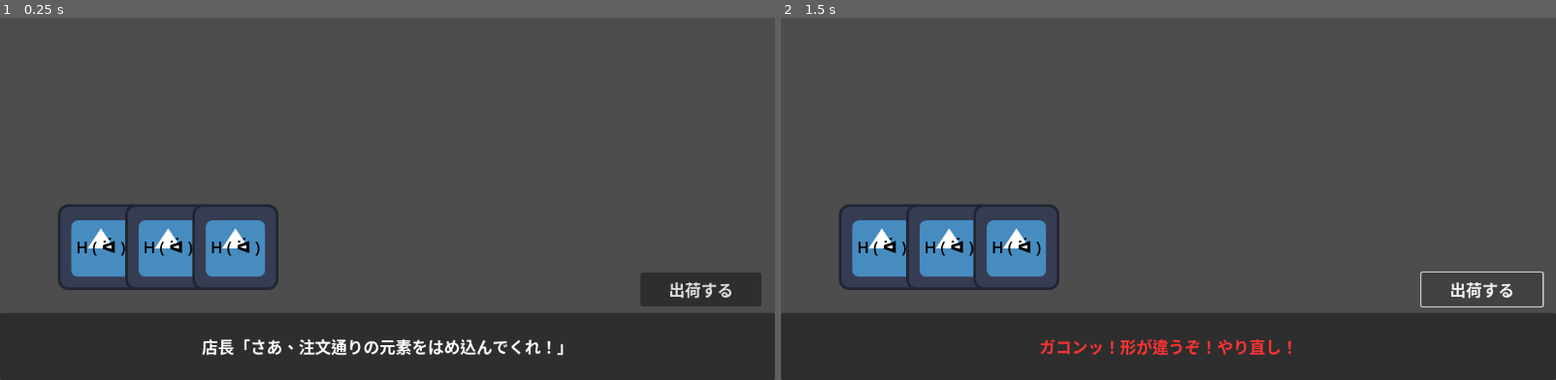
Above: before the commit, frames 1-2 (left to right).
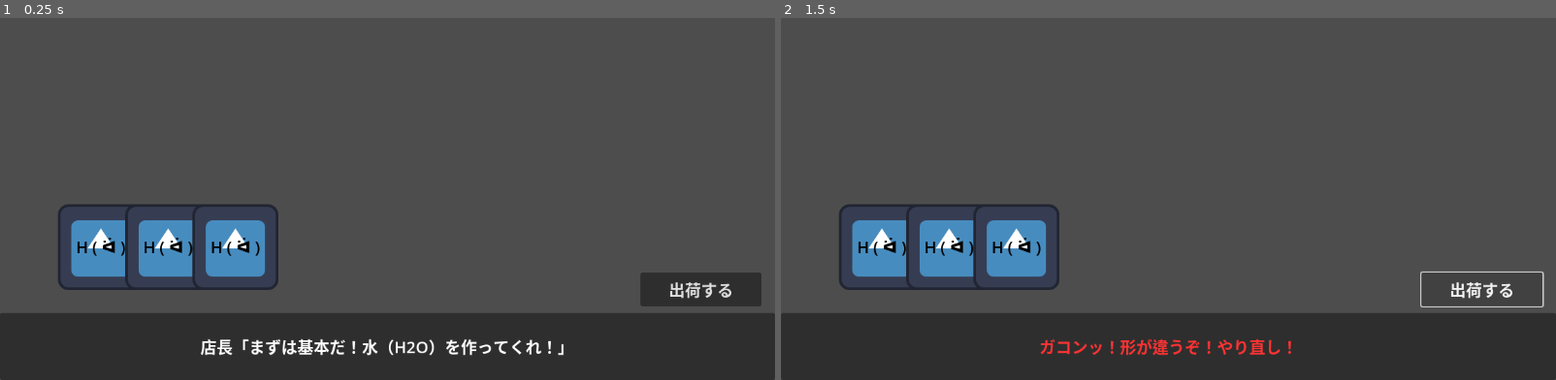
Above: after the commit, the same moments.

Repository: johnny-maa/gensoyasan
Game: Godot game, scene res://Main.tscn
The game is run twice, just before and just after one commit, with the same random seed, the same clock (stepped at 60 frames per second) and the same inputs. The engine's default icon, where the game draws it, is replaced by a stand-in: a white triangle on a blue panel in a dark square.
Inputs:
- Up to frame 1 (0.25 s): no input
- Up to frame 2 (1.5 s): click "出荷する" at 0.5 s; click "出荷する" at 1.25 s

The runs differ from the first frame. In frame 1, 1.0% of the frame differs, in the area x 25-73%, y 88-94%; in frame 2, nothing differs.

Commit message:
feat: 元素の種類による本格的な出荷判定とオーダー（お題）進行システムを実装

Diff:
--- a/Element.gd
+++ b/Element.gd
@@ -1,7 +1,7 @@
 extends Area2D
 
 @export var snap_distance: float = 50.0
-
+@export var element_type: String = "H"
 var dragging: bool = false
 var snapped_socket: Node2D = null
 
--- a/GameManager.gd
+++ b/GameManager.gd
@@ -2,21 +2,72 @@
 
 @onready var message_label: Label = $GameUI/Panel/MessageLabel
 
+var orders = [
+	{
+		"name": "水 (H2O)",
+		"message": "店長「まずは基本だ！水（H2O）を作ってくれ！」",
+		"sockets": {"Socket1": "H", "Socket2": "O", "Socket3": "H"}
+	},
+	{
+		"name": "二酸化炭素 (CO2)",
+		"message": "店長「よし！次は二酸化炭素（CO2）だ！」",
+		"sockets": {"Socket1": "O", "Socket2": "C", "Socket3": "O"}
+	}
+]
+
+var current_order_index: int = 0
+var current_order: Dictionary
+
 func _ready() -> void:
-	pass
+	_load_order(current_order_index)
+
+func _load_order(index: int) -> void:
+	if index < orders.size():
+		current_order = orders[index]
+		message_label.text = current_order["message"]
+		message_label.modulate = Color(1, 1, 1)
+	else:
+		message_label.text = "店長「今日の注文はすべて完了だ！お疲れ様！」"
+		message_label.modulate = Color(1, 1, 0)
+		$GameUI/ShipButton.disabled = true
 
 func _on_ship_button_pressed() -> void:
+	if current_order.is_empty():
+		return
+
 	var sockets = get_tree().get_nodes_in_group("sockets")
-	var all_filled = true
+	var is_correct = true
+	var target_sockets = current_order["sockets"]
 
 	for socket in sockets:
-		if not socket.has_meta("attached_element") or socket.get_meta("attached_element") == null:
-			all_filled = false
-			break
+		var socket_name = socket.name
 
-	if all_filled:
+		if target_sockets.has(socket_name):
+			# 必要なソケットに Element がセットされているか
+			if not socket.has_meta("attached_element") or socket.get_meta("attached_element") == null:
+				is_correct = false
+				break
+
+			var element = socket.get_meta("attached_element")
+			# Element の種類が一致しているか
+			if element.element_type != target_sockets[socket_name]:
+				is_correct = false
+				break
+		else:
+			# このお題で不要なソケットに何か置かれていないか
+			if socket.has_meta("attached_element") and socket.get_meta("attached_element") != null:
+				is_correct = false
+				break
+
+	if is_correct:
+		print("クリア！")
 		message_label.text = "スポンッ！完璧だ！出荷完了！"
-		message_label.modulate = Color(0.2, 1.0, 0.2) # 緑っぽくする
+		message_label.modulate = Color(0.2, 1.0, 0.2)
+
+		# 次のお題へ (1.5秒後に表示を更新)
+		current_order_index += 1
+		get_tree().create_timer(1.5).timeout.connect(func(): _load_order(current_order_index))
+
 	else:
 		message_label.text = "ガコンッ！形が違うぞ！やり直し！"
-		message_label.modulate = Color(1.0, 0.2, 0.2) # 赤っぽくする
+		message_label.modulate = Color(1.0, 0.2, 0.2)
